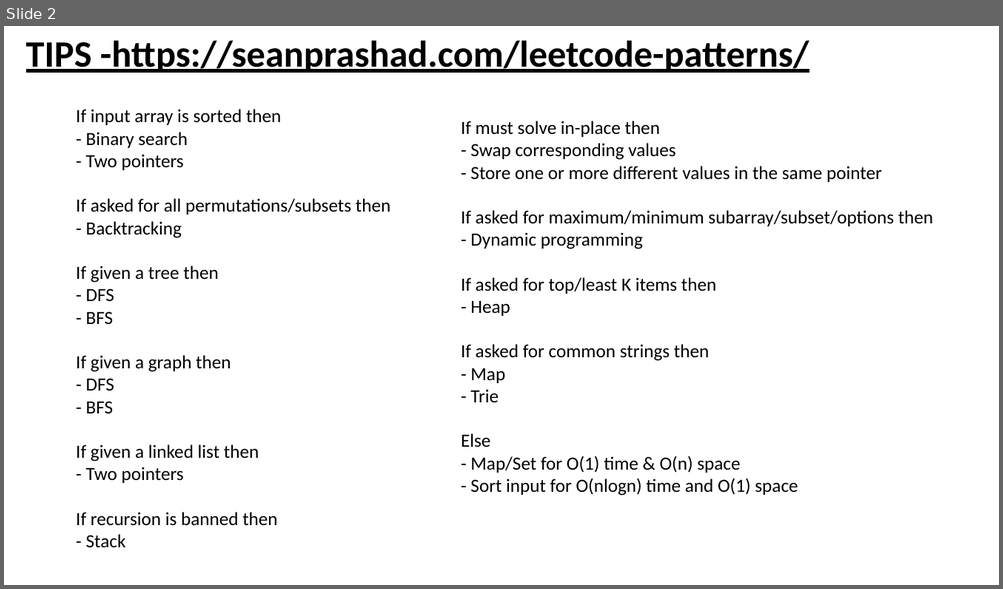
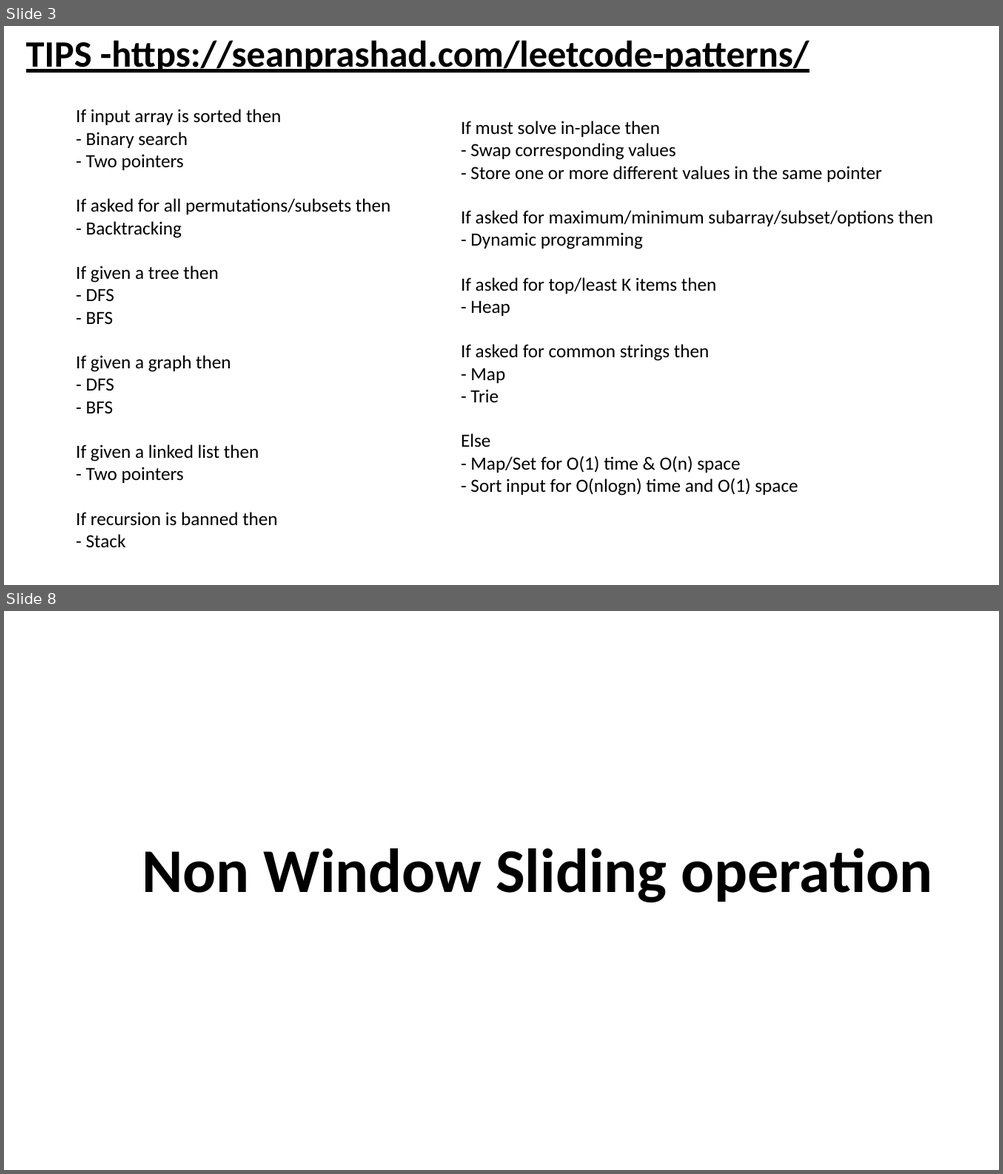
Before and after one commit to developer20sujeet/Assessment_2022, a slide deck: Assessment/Study Material/Algorithmic Patterns for Coding Interviews/Algorithmic Patterns for Coding Interviews.pptx. Shown one above the other, each under a label of ours: slide 2 before the commit, slides 3 and 8 after it; the slides between them are not shown. The pictures are 1003x589 and 1003x1174 pixels, drawn with LibreOffice and Linux fonts; fonts in the diff are those of the drawing. Boxes give left, top, right and bottom in pixels: in the first picture for what was removed or moved away, otherwise in the second. Text is boxed around its words. In the diff, an @@ line names an element or a change of style, - is before the commit and + after.

```diff
--- a/Assessment/Study Material/Algorithmic Patterns for Coding Interviews/Algorithmic Patterns for Coding Interviews.pptx
+++ b/Assessment/Study Material/Algorithmic Patterns for Coding Interviews/Algorithmic Patterns for Coding Interviews.pptx
@@ slide 8 added at [4,611,999,1170], background #FFFFFF @@
@@ text added at [142,849,933,903], 60 pt, text #000000, bold @@
+Non Window Sliding operation
@@ what was slide 2 is now slide 3 @@
```
Also in this commit, not shown: 4 other slides added, 3 slides removed, 5 other files.
